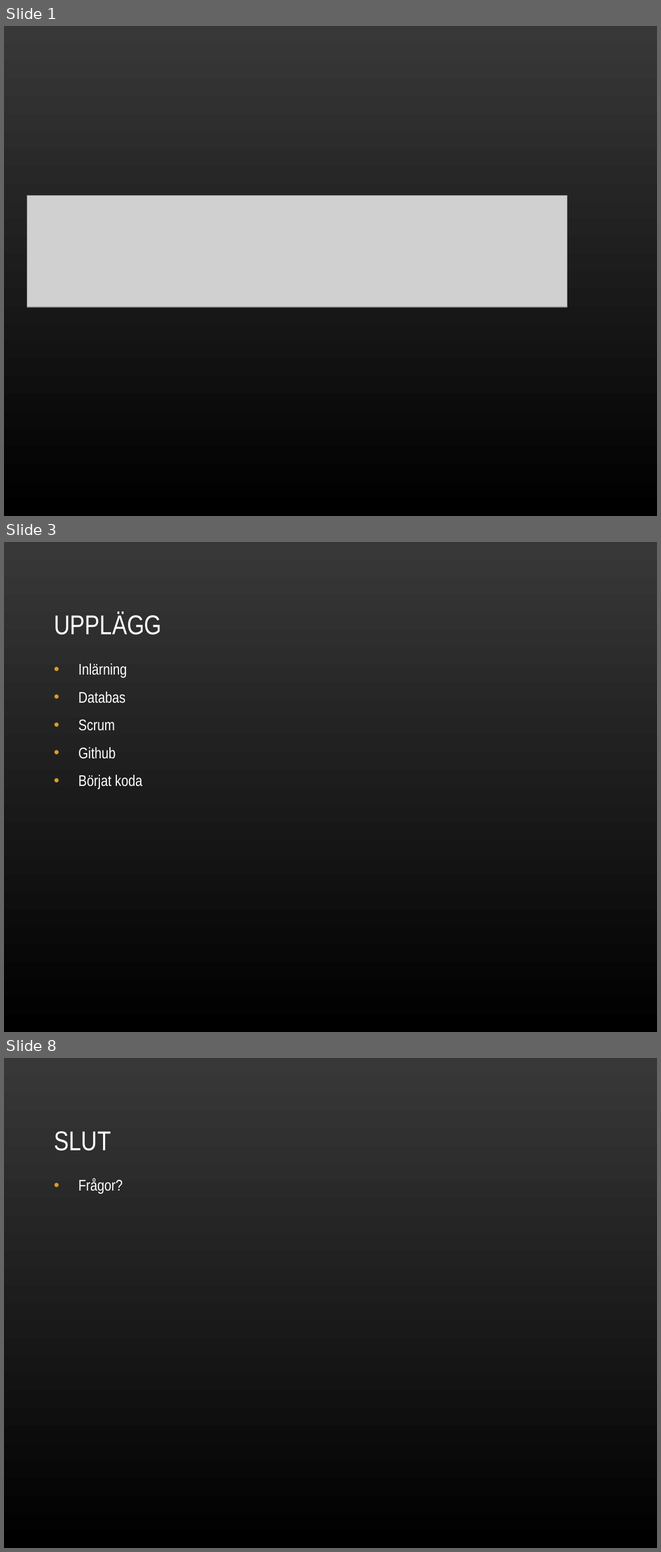
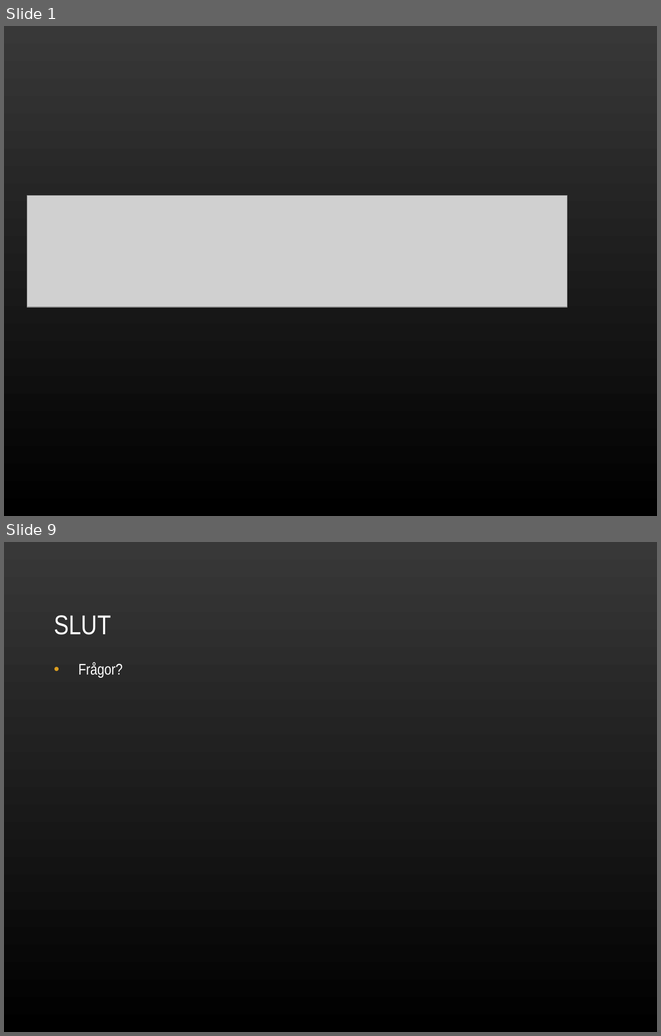
Before and after one commit to nbt11nsn/mobow, a slide deck: dokument/Mobow-slutpresentation.ppt. Shown one above the other, each under a label of ours: slides 1, 3 and 8 before the commit, slides 1 and 9 after it; the slides between them are not shown. The pictures are 661x1552 and 661x1036 pixels, drawn with LibreOffice and Linux fonts; fonts in the diff are those of the drawing; grey boxes stand for pictures; background and template pictures are left out. Boxes give left, top, right and bottom in pixels: in the first picture for what was removed or moved away, otherwise in the second. Text is boxed around its words. In the diff, an @@ line names an element or a change of style, - is before the commit and + after.

```diff
--- a/dokument/Mobow-slutpresentation.ppt
+++ b/dokument/Mobow-slutpresentation.ppt
@@ slide 3 removed at <box>4,542,657,1032</box>, background picture (left out) @@
@@ title removed at <box>54,612,161,635</box> @@
-UPPLÄGG
@@ text removed at <box>78,663,142,789</box> @@
-• Inlärning
-• Databas
-• Scrum
-• Github
-• Börjat koda
@@ what was slide 8 is now slide 9 @@
```
Also in this commit, not shown: 1 slide changed, 6 slides added, 4 other slides removed.
